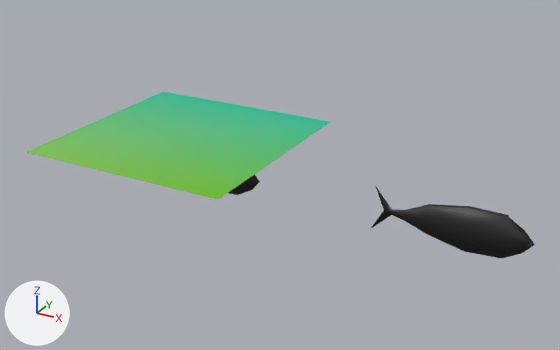
Before and after pictures for a commit that changed the glTF model client-native/assets/models/fishing_spot.glb.
One viewpoint serves both versions: a 50 mm camera at (1.99, -2.73, 1.27) aimed at (0.5, -0.01, -0.09). Arrows for +X, +Y and +Z are at lower left; the lights stay in place. The older version comes first. Where no turn or scale is listed for an object, it has been applied to the vertices.

Script lines for the objects in view, before the commit:
```python
me_cube_004 = bpy.data.meshes.new('Cube.004')
me_cube_004.from_pydata(...)  # 72 vertices, 140 faces; spans x -0.323..0.342, y -0.043..0.04, z -0.097..0.109
me_cube_004.materials.append(mat_material_001)  # black #1b1a19
me_plane = bpy.data.meshes.new('Plane')
me_plane.from_pydata(...)  # 4 vertices, 2 faces; spans x -0.5..0.5, y -0.5..0.5, z 0.0
me_plane.materials.append(mat_defaultmaterial)
ob_cube_001 = bpy.data.objects.new('Cube.001', me_cube_004)
ob_cube_001.location = (1.25, 0.0, -0.15)
ob_plane = bpy.data.objects.new('Plane', me_plane)
ob_plane.location = (0.0, 0.0, 0.0)
```
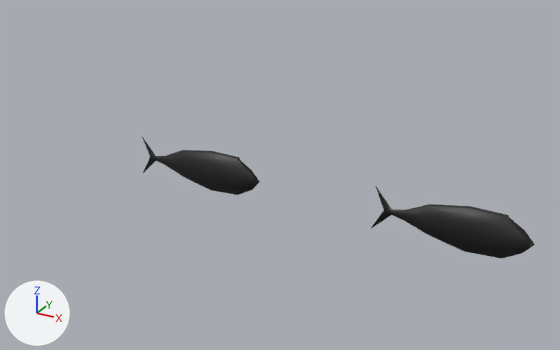
Changed parts and their boxes (x1, y1, x2, y2) in the pictures (560 x 350 px):
```json
{"object": "Plane", "change": "deleted", "before": [26, 92, 330, 200], "on screen": "green"}
{"object": "Cube", "change": "unchanged, uncovered by the edit", "before": [228, 175, 260, 195], "after": [142, 137, 260, 195]}
```

The change, as JSON lines over the scene's bpy script:
```json
{"op": "remove", "block": "ob_plane", "code": ["ob_plane = bpy.data.objects.new('Plane', me_plane)", "ob_plane.location = (0.0, 0.0, 0.0)"]}
```
